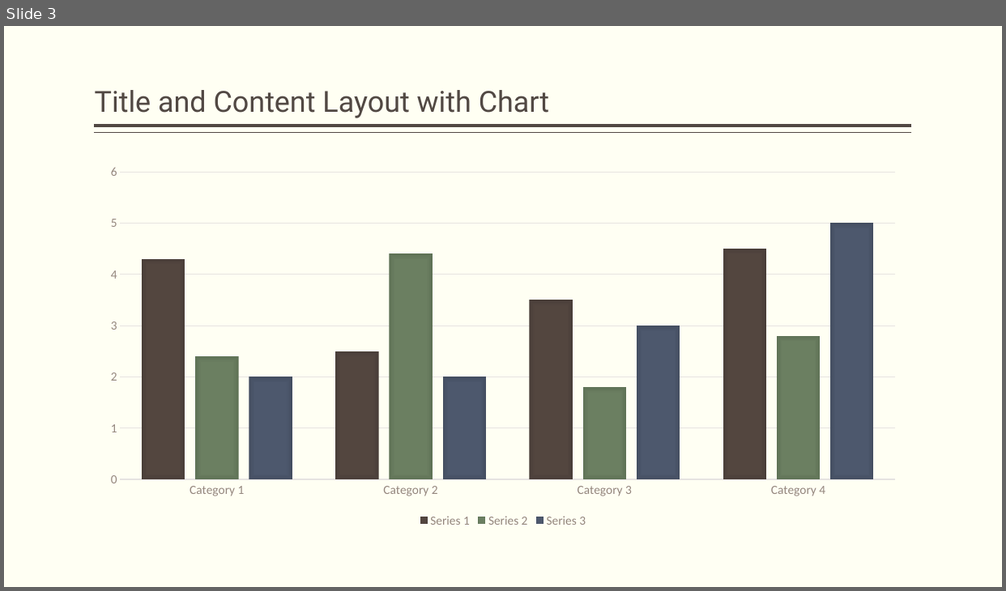
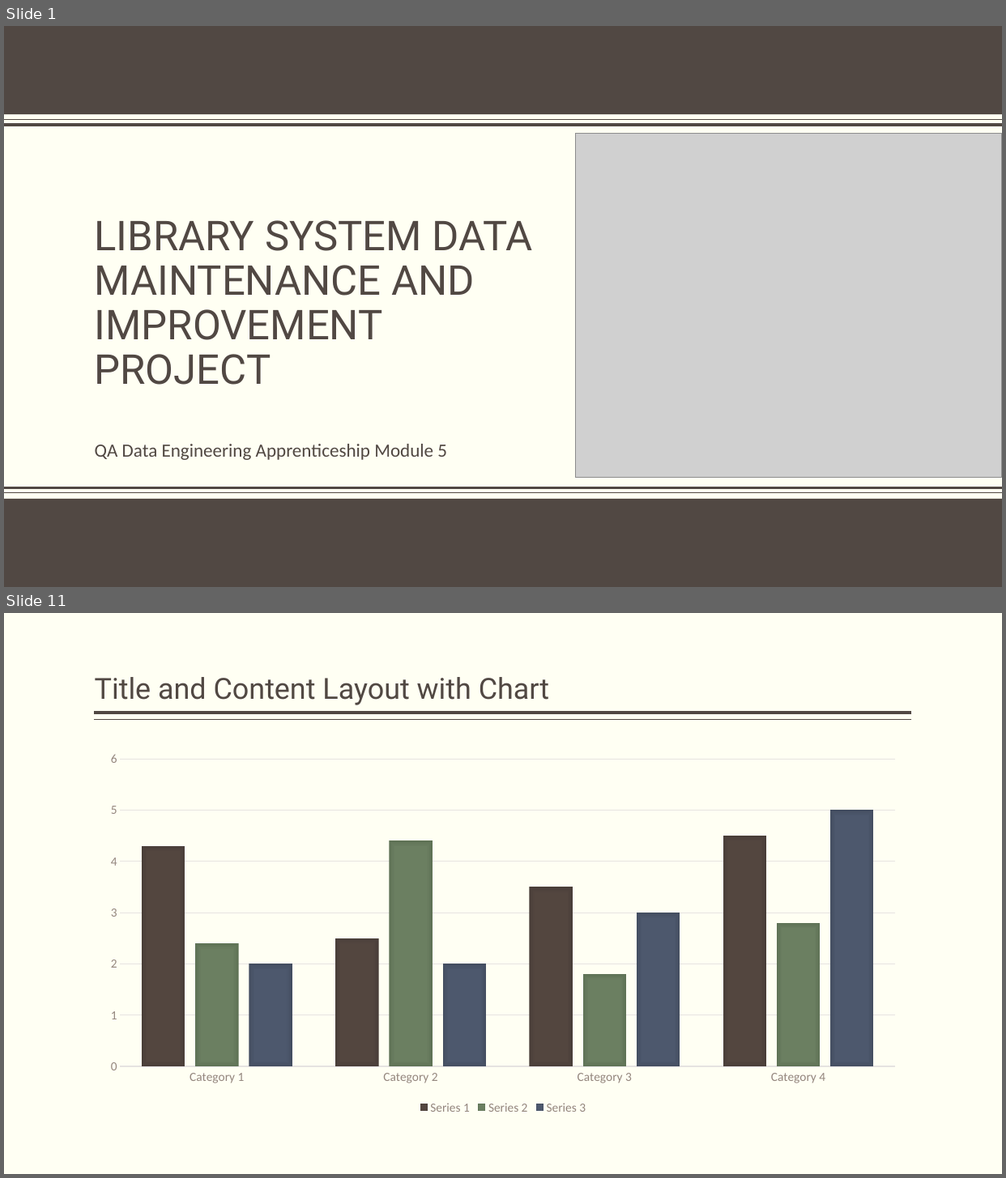
Before and after one commit to as-az01/QA-ProductDevDM05, a slide deck: LibrarySystemValidation.pptx. Shown one above the other, each under a label of ours: slide 3 before the commit, slides 1 and 11 after it; the slides between them are not shown. The pictures are 1006x591 and 1006x1178 pixels, drawn with LibreOffice and Linux fonts; fonts in the diff are those of the drawing; grey boxes stand for pictures; background and template pictures are left out. Boxes give left, top, right and bottom in pixels: in the first picture for what was removed or moved away, otherwise in the second. Text is boxed around its words. In the diff, an @@ line names an element or a change of style, - is before the commit and + after.

```diff
--- a/LibrarySystemValidation.pptx
+++ b/LibrarySystemValidation.pptx
@@ slide 1 added at bbox=[4, 26, 1002, 587], background #FFFFF3 @@
@@ rectangle added at bbox=[4, 26, 1002, 114], fill #514843 @@
@@ line added from (4, 120) to (1002, 120), #514843 1 pt @@
@@ line added from (4, 125) to (1002, 125), #514843 3 pt @@
@@ picture added at bbox=[575, 133, 1002, 477] @@
@@ title added at bbox=[95, 220, 533, 385], 39.6 pt, text #514843 @@
+LIBRARY SYSTEM DATA MAINTENANCE AND IMPROVEMENT PROJECT
@@ subtitle added at bbox=[95, 444, 447, 460], 18 pt, text #514843 @@
+QA Data Engineering Apprenticeship Module 5
@@ line added from (1002, 488) to (4, 488), #514843 3 pt @@
@@ line added from (1002, 493) to (4, 493), #514843 1 pt @@
@@ rectangle added at bbox=[4, 499, 1002, 587], fill #514843 @@
@@ what was slide 3 is now slide 11 @@
```
Also in this commit, not shown: 2 slides changed, 8 other slides added, 8 slides removed, 2 other files.
